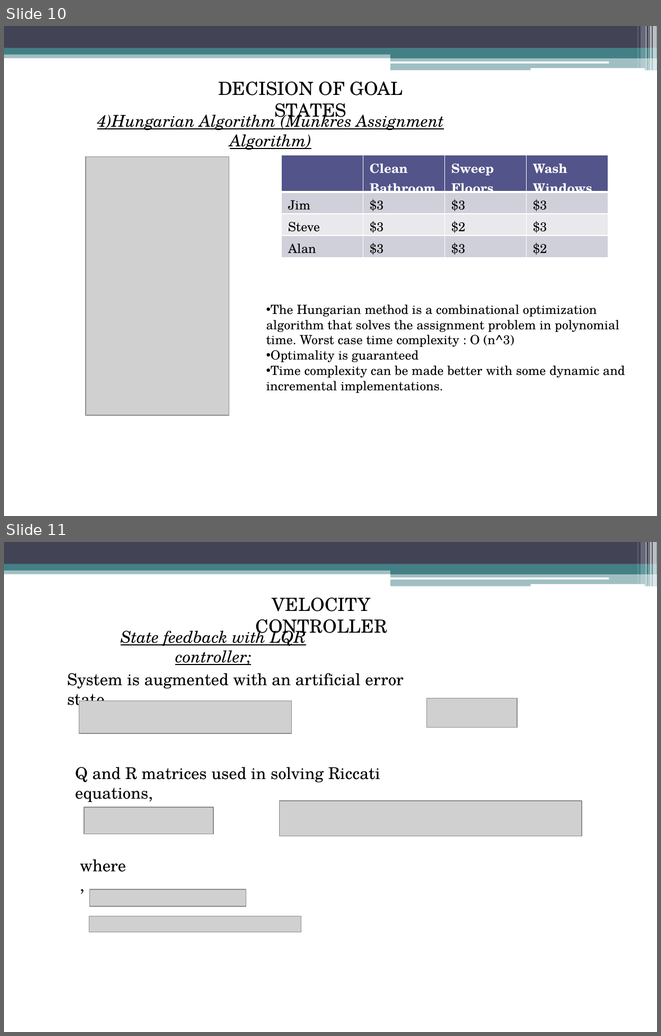
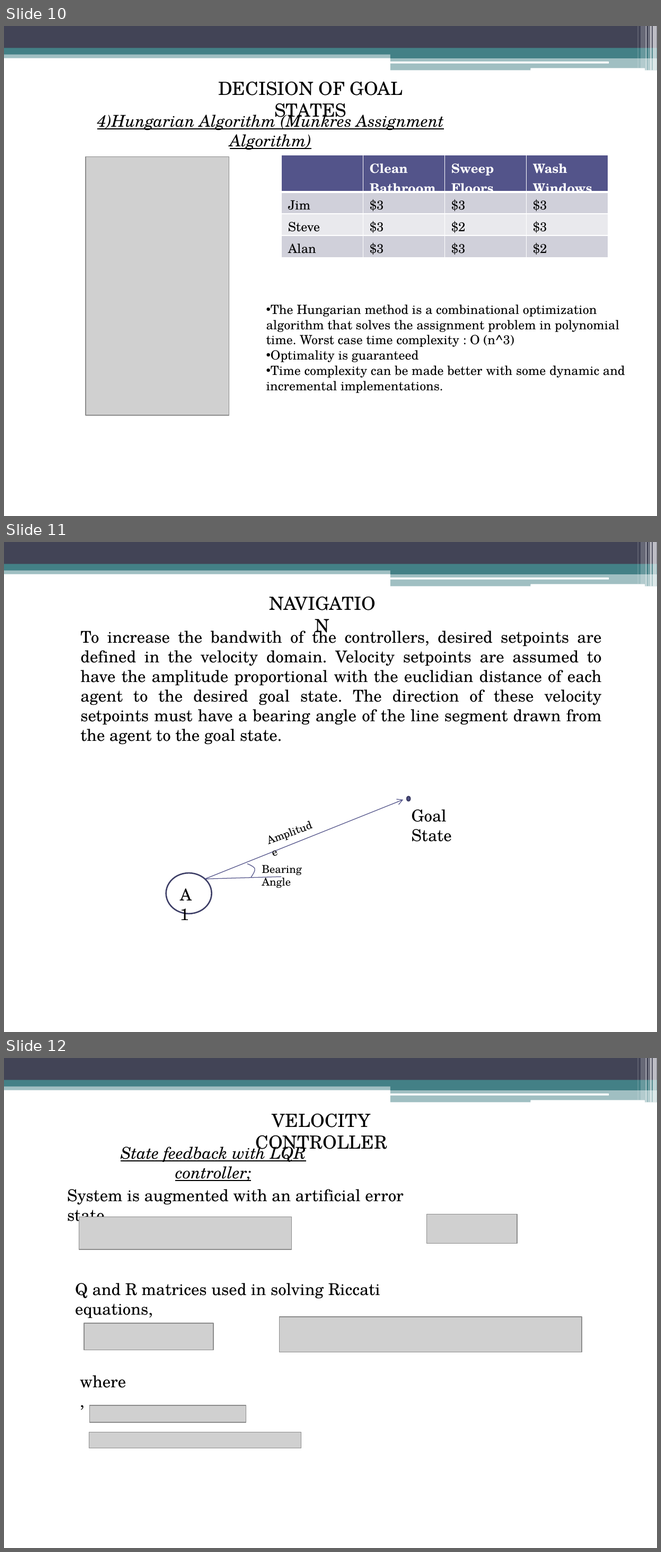
Before and after one commit to kadir4172/formation_control, a slide deck: sunum2.pptx. Shown one above the other, each under a label of ours: slides 10 and 11 before the commit, slides 10, 11 and 12 after it. The pictures are 661x1036 and 661x1552 pixels, drawn with LibreOffice and Linux fonts; fonts in the diff are those of the drawing; grey boxes stand for pictures. Boxes give left, top, right and bottom in pixels: in the first picture for what was removed or moved away, otherwise in the second. Text is boxed around its words. In the diff, an @@ line names an element or a change of style, - is before the commit and + after.

```diff
--- a/sunum2.pptx
+++ b/sunum2.pptx
@@ slide 11 added at (4, 542, 657, 1032), background #FFFFFF; not listed: 13 template elements that a slide beside it also shows @@
@@ text added at (257, 589, 388, 618), 20 pt, text #000000 @@
+NAVIGATION
@@ text added at (80, 627, 602, 744), 18 pt, text #000000 @@
+To increase the bandwith of the controllers, desired setpoints are defined in the velocity domain. Velocity setpoints are assumed to have the amplitude proportional with the euclidian distance of each agent to the desired goal state. The direction of these velocity setpoints must have a bearing angle of the line segment drawn from the agent to the goal state.
@@ group added at (166, 796, 452, 914): 4 texts, 2 ellipses, 1 arrow, 1 freeform shape, 1 line @@
+A1
+Goal State
+Bearing Angle
+Amplitude
@@ what was slide 11 is now slide 12 @@
```
Also in this commit, not shown: 2 other files.
